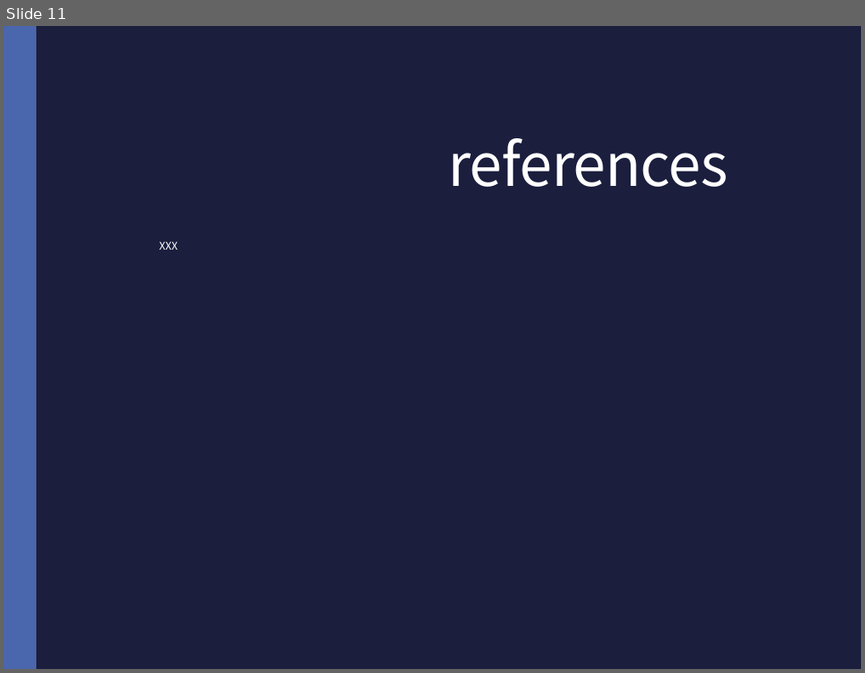
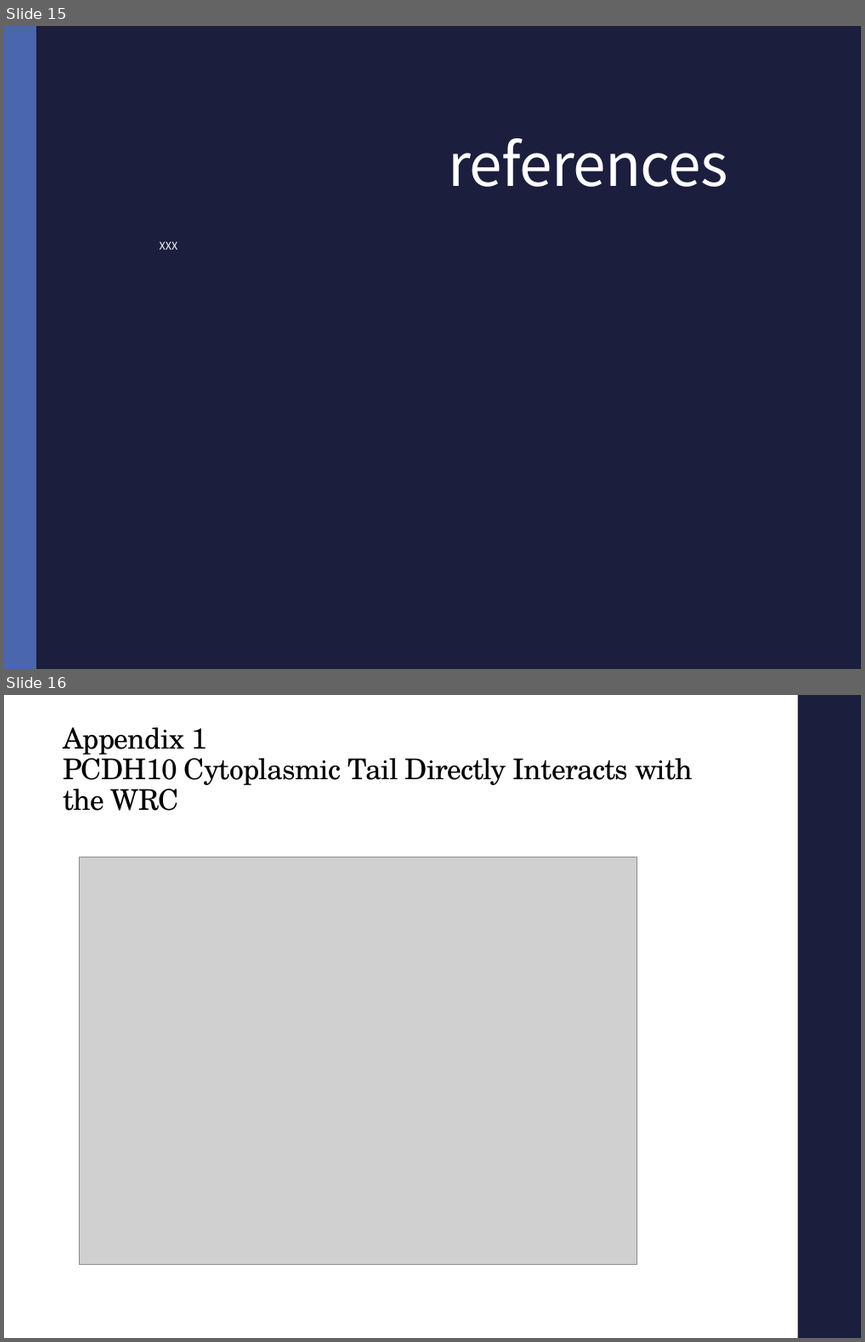
Before and after one commit to JiangXL/BIO331-ProteinStructure-Function-2018, a slide deck: 4-1 Cytoskeletal dynamics/JC.pptx. Shown one above the other, each under a label of ours: slide 11 before the commit, slides 15 and 16 after it. The pictures are 865x673 and 865x1342 pixels, drawn with LibreOffice and Linux fonts; fonts in the diff are those of the drawing; grey boxes stand for pictures. Boxes give left, top, right and bottom in pixels: in the first picture for what was removed or moved away, otherwise in the second. Text is boxed around its words. In the diff, an @@ line names an element or a change of style, - is before the commit and + after.

```diff
--- a/4-1 Cytoskeletal dynamics/JC.pptx
+++ b/4-1 Cytoskeletal dynamics/JC.pptx
@@ slide 16 added at (x1=4, y1=695, x2=861, y2=1338), background #FFFFFF @@
@@ rectangle added at (x1=797, y1=695, x2=861, y2=1338), fill #1B1E3E @@
@@ title added at (x1=63, y1=727, x2=692, y2=811), 24 pt, text #000000 @@
+Appendix 1
+PCDH10 Cytoplasmic Tail Directly Interacts with the WRC
@@ picture added at (x1=80, y1=857, x2=636, y2=1265) @@
@@ what was slide 11 is now slide 15 @@
```
Also in this commit, not shown: 1 slide changed, 4 other slides added.
